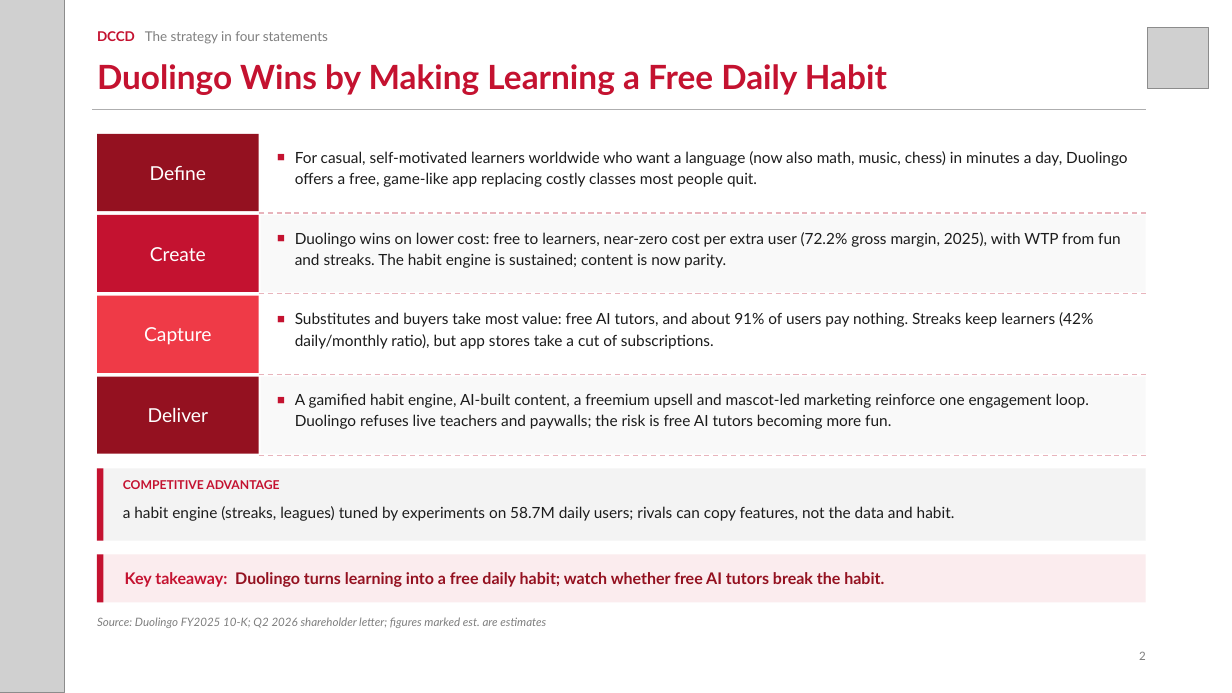
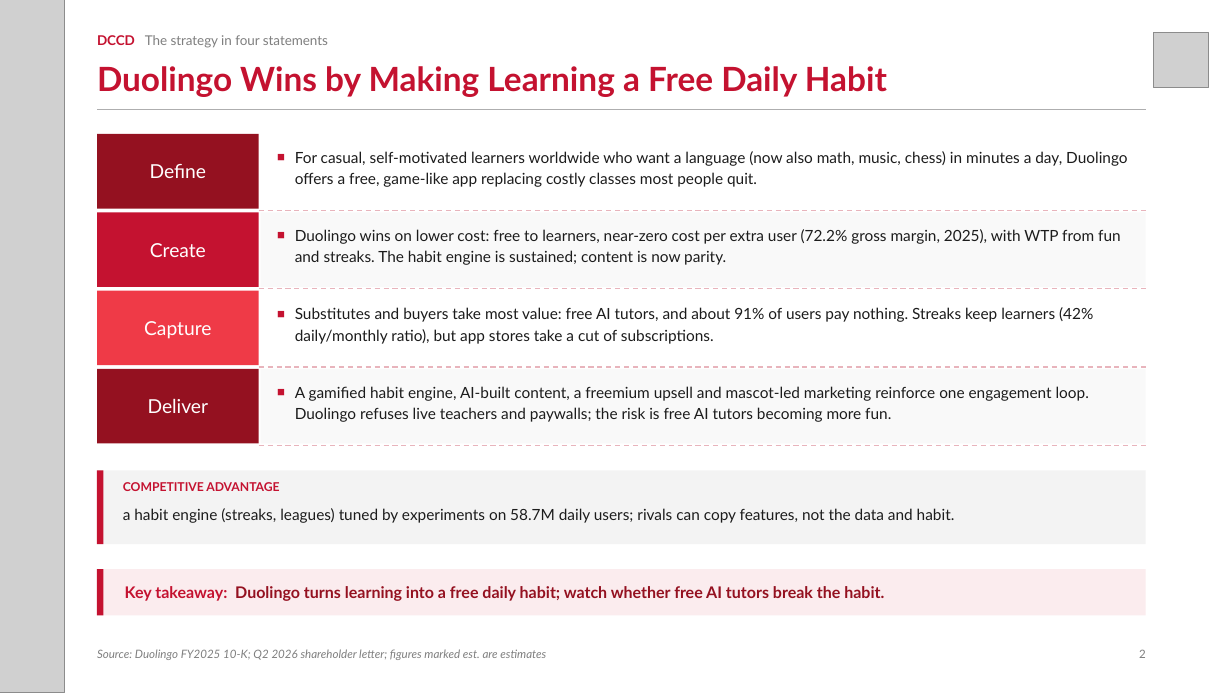
Before and after one commit to zuhayr77/AI-Business-Strategy-Agent, a slide deck: slide 2 of dccd-strategy-agent/examples/Duolingo_DCCD.pptx. Drawn at 1232x693 pixels with LibreOffice and Linux fonts; fonts in the diff are those of the drawing; grey boxes stand for pictures. Boxes give left, top, right and bottom in pixels: in the first picture for what was removed or moved away, otherwise in the second. Text is boxed around its words. In the diff, an @@ line names an element or a change of style, - is before the commit and + after.

```diff
--- a/dccd-strategy-agent/examples/Duolingo_DCCD.pptx
+++ b/dccd-strategy-agent/examples/Duolingo_DCCD.pptx
@@ text "DCCD The strategy in four ...": place and size @@
-text "DCCD The strategy in four ..." at [97,31,328,44]
+text "DCCD The strategy in four ..." at [97,35,328,48]
@@ picture: place and size @@
-picture at [1148,28,1209,89]
+picture at [1153,32,1209,88]
@@ rectangle "Create": place and size @@
-rectangle "Create" at [97,215,259,292]
+rectangle "Create" at [97,213,259,287]
@@ rectangle: place and size @@
-rectangle at [261,215,1146,292]
+rectangle at [261,213,1146,287]
@@ 2 lines, 1 text, 1 rectangle: place and size @@
-2 lines, 1 text, 1 rectangle at [97,294,1146,374]
+2 lines, 1 text, 1 rectangle at [97,288,1146,367]
@@ 2 rectangles, 1 text, 1 line: place and size @@
-2 rectangles, 1 text, 1 line at [97,377,1146,456]
+2 rectangles, 1 text, 1 line at [97,369,1146,445]
@@ 2 rectangles, 1 text: place and size @@
-2 rectangles, 1 text at [97,555,1146,603]
+2 rectangles, 1 text at [97,569,1146,616]
@@ text "Source: Duolingo FY2025 10-K; Q2 ...": place and size @@
-text "Source: Duolingo FY2025 10-K; Q2 ..." at [97,617,546,628]
+text "Source: Duolingo FY2025 10-K; Q2 ..." at [97,649,546,660]
@@ text "Source: Duolingo FY2025 10-K; Q2 ..." at [97,649,546,660]: vertical alignment top to bottom @@
@@ text "2" at [1139,649,1146,658]: vertical alignment middle to bottom @@
```
Also in this commit, not shown: 8 other slides changed, 11 other files.
